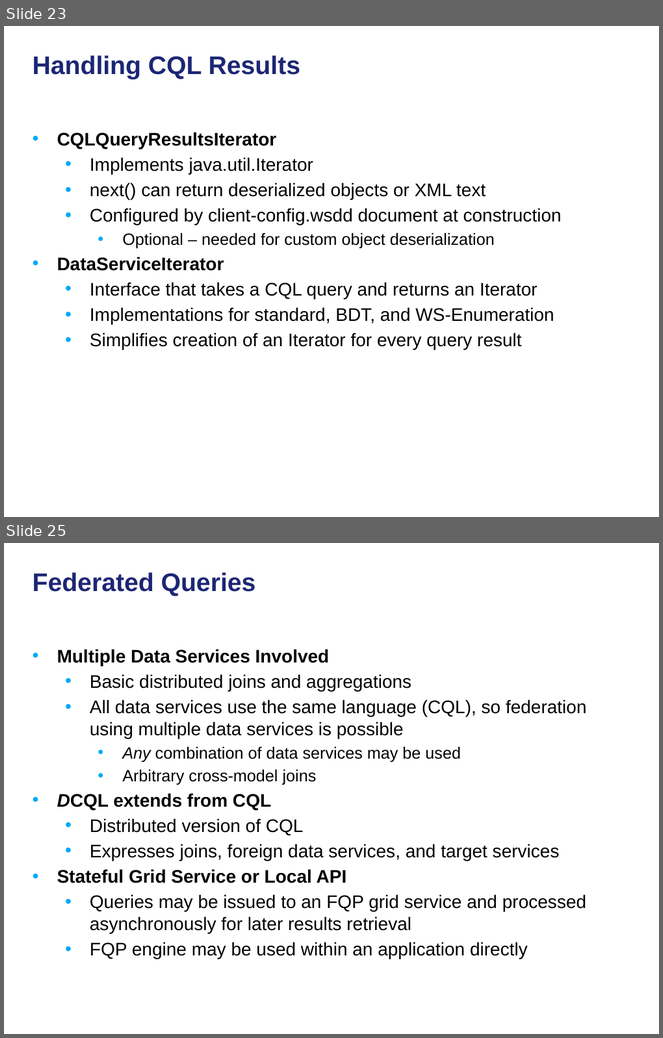
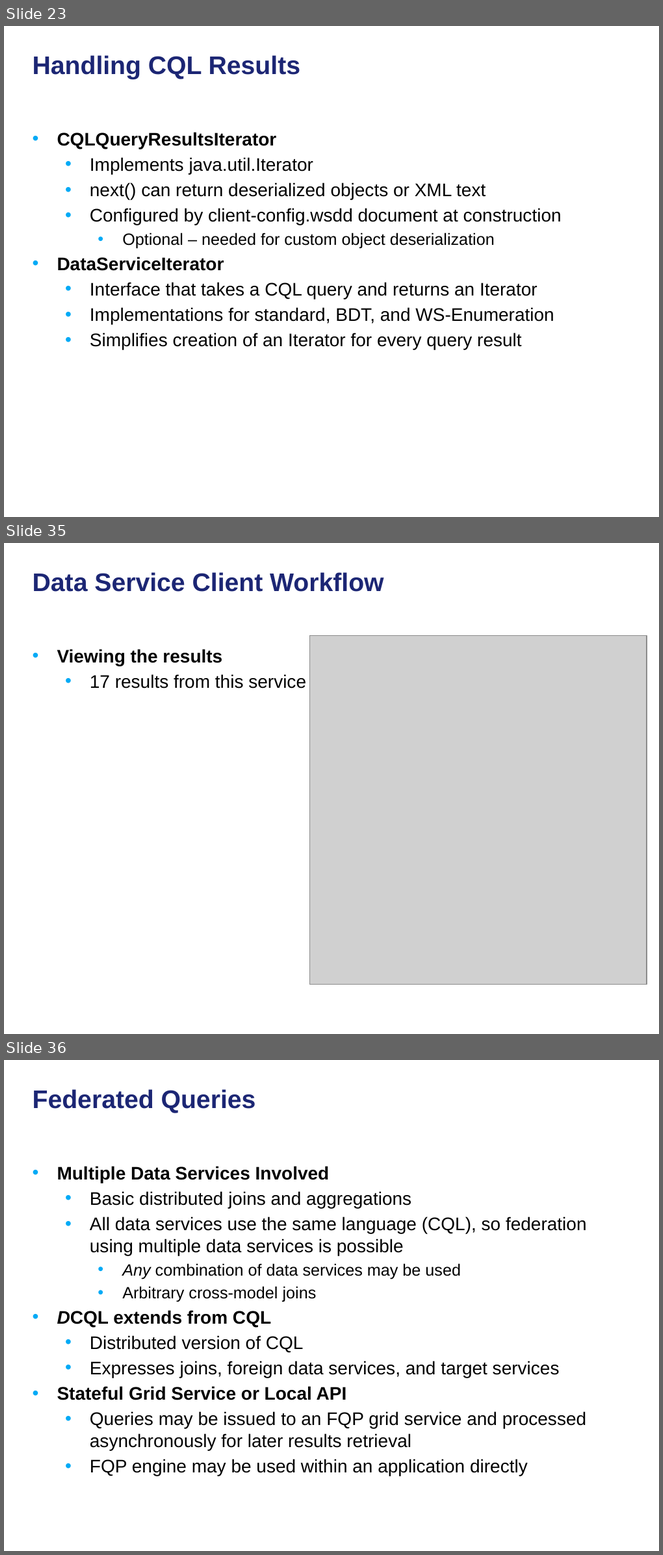
Before and after one commit to NCIP/cagrid-docs, a slide deck: presentations/200906_Novartis/caGrid Data Services.pptx. Shown one above the other, each under a label of ours: slides 23 and 25 before the commit, slides 23, 35 and 36 after it; the slides between them are not shown. The pictures are 663x1038 and 663x1555 pixels, drawn with LibreOffice and Linux fonts; fonts in the diff are those of the drawing; grey boxes stand for pictures; background and template pictures are left out. Boxes give left, top, right and bottom in pixels: in the first picture for what was removed or moved away, otherwise in the second. Text is boxed around its words. In the diff, an @@ line names an element or a change of style, - is before the commit and + after.

```diff
--- a/presentations/200906_Novartis/caGrid Data Services.pptx
+++ b/presentations/200906_Novartis/caGrid Data Services.pptx
@@ slide 35 added at (x1=4, y1=543, x2=659, y2=1034), background picture (left out) @@
@@ title added at (x1=33, y1=572, x2=384, y2=592), 28 pt, text #1C2674, bold @@
+Data Service Client Workflow
@@ picture added at (x1=310, y1=636, x2=648, y2=984) @@
@@ text added at (x1=57, y1=649, x2=306, y2=689), 20 pt, text #000000 @@
+• Viewing the results
+  • 17 results from this service
@@ what was slide 25 is now slide 36 @@
```
Also in this commit, not shown: 12 other slides added, 1 slide removed.
